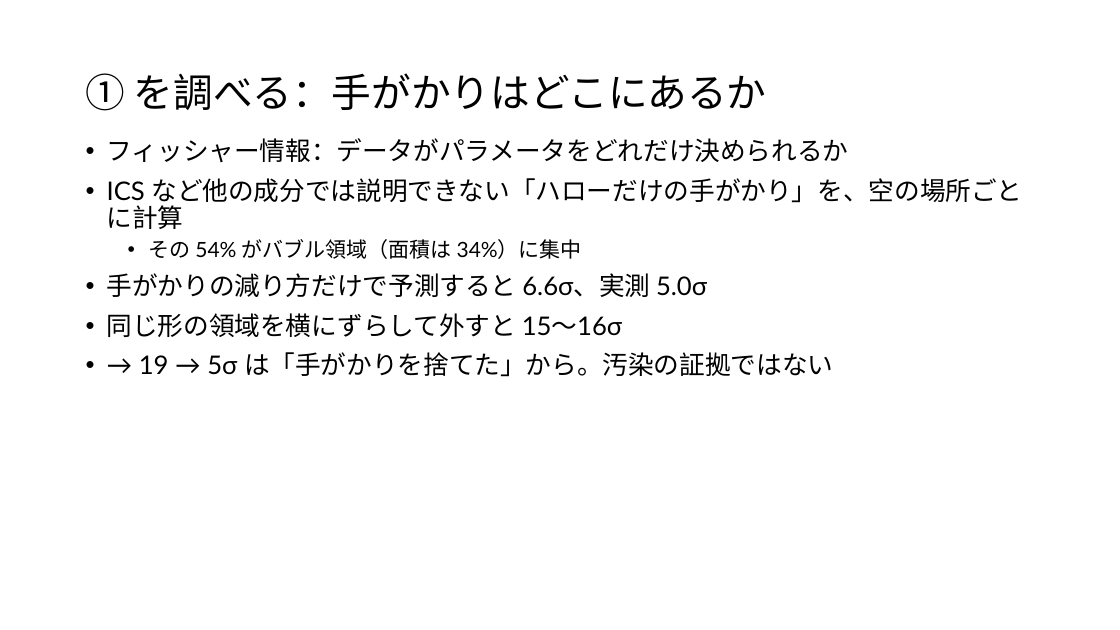
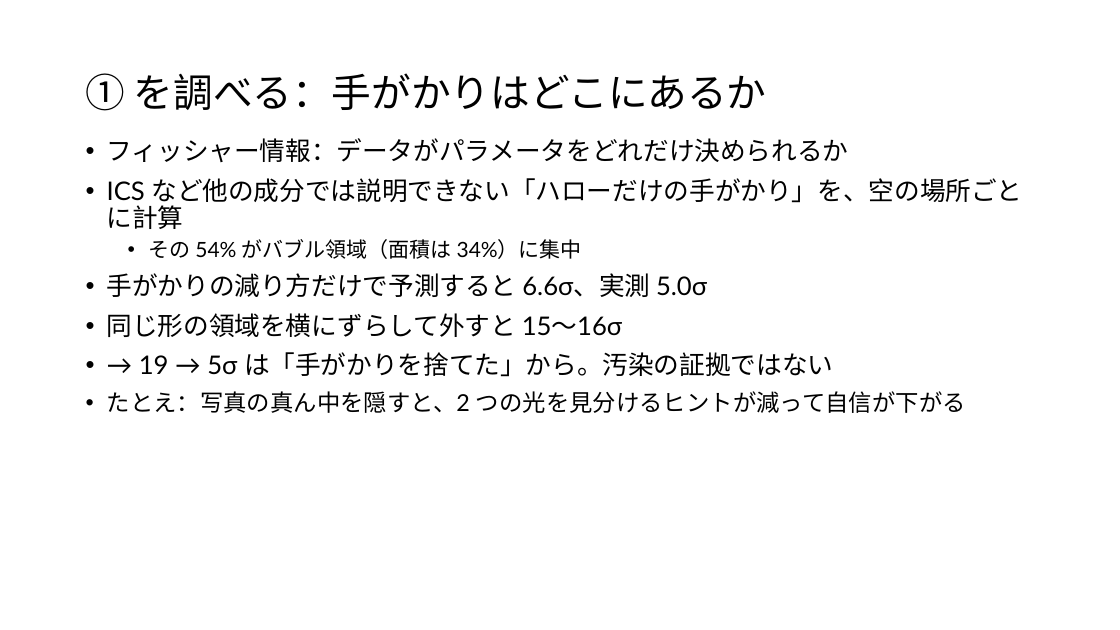
Before and after one commit to Mikann20041029/darkmatter-slides, a slide deck: slide 27 of slides/2026-10-02_研究進捗報告_claude.pptx (slide 25 before the commit). Drawn at 1120x630 pixels with LibreOffice and Linux fonts; fonts in the diff are those of the drawing. Boxes give left, top, right and bottom in pixels: in the first picture for what was removed or moved away, otherwise in the second. Text is boxed around its words. In the diff, an @@ line names an element or a change of style, - is before the commit and + after.

```diff
--- a/slides/2026-10-02_研究進捗報告_claude.pptx
+++ b/slides/2026-10-02_研究進捗報告_claude.pptx
@@ text at <box>107,391,966,413</box>: paragraph added @@
+• たとえ：写真の真ん中を隠すと、2 つの光を見分けるヒントが減って自信が下がる
```
Also in this commit, not shown: 6 other slides changed, 2 slides added, 1 slide removed, 1 other file.
